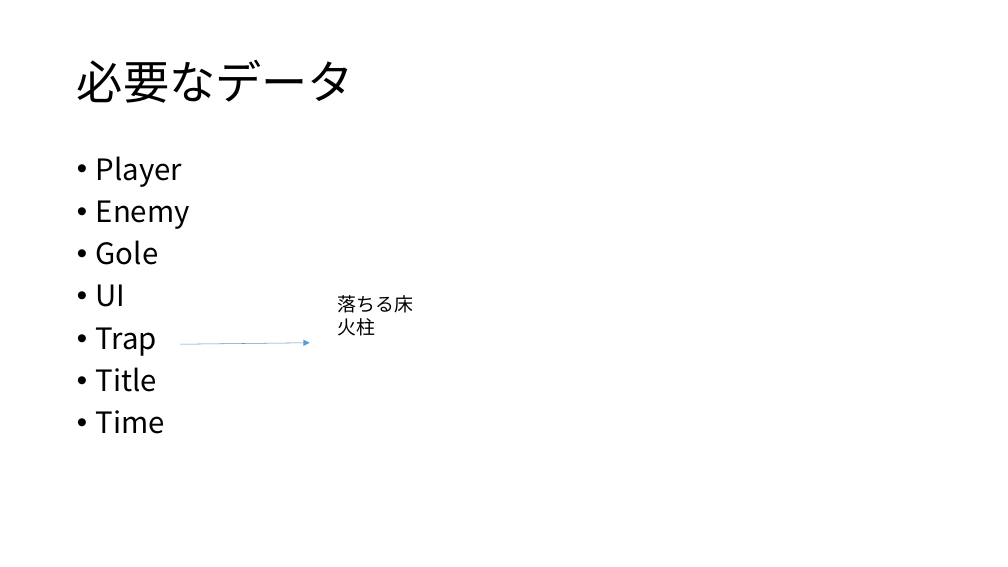
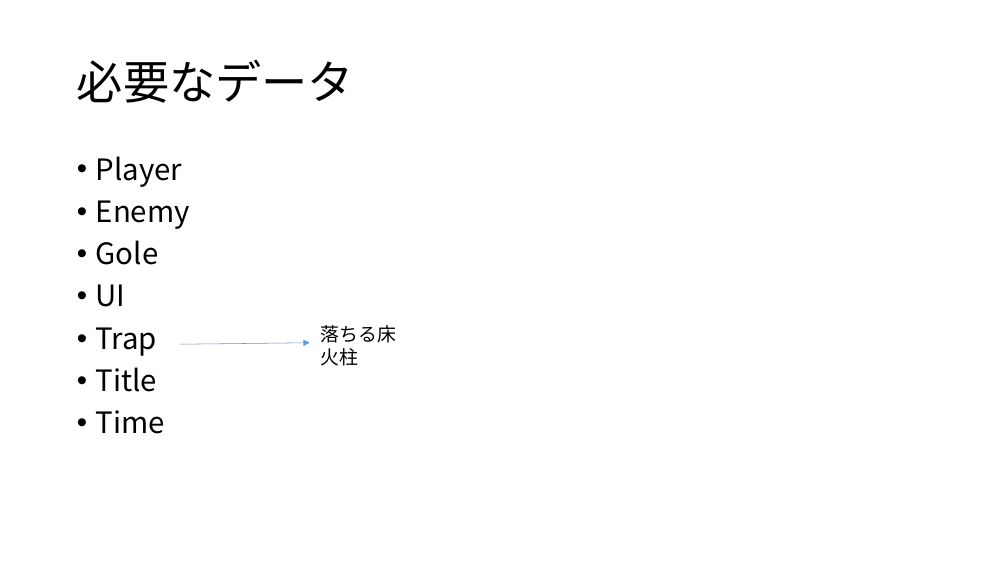
Before and after one commit to rinne-9029/Action1, a slide deck: slide 3 of 個人製作(テーマ・LIFE).pptx. Drawn at 1008x567 pixels with LibreOffice and Linux fonts; fonts in the diff are those of the drawing. Boxes give left, top, right and bottom in pixels: in the first picture for what was removed or moved away, otherwise in the second. Text is boxed around its words. In the diff, an @@ line names an element or a change of style, - is before the commit and + after.

```diff
--- a/個人製作(テーマ・LIFE).pptx
+++ b/個人製作(テーマ・LIFE).pptx
@@ text "落ちる床": place and size @@
-text "落ちる床" at bbox=[338, 295, 414, 336]
+text "落ちる床" at bbox=[321, 325, 397, 366]
```
Also in this commit, not shown: 1 other slide changed.
